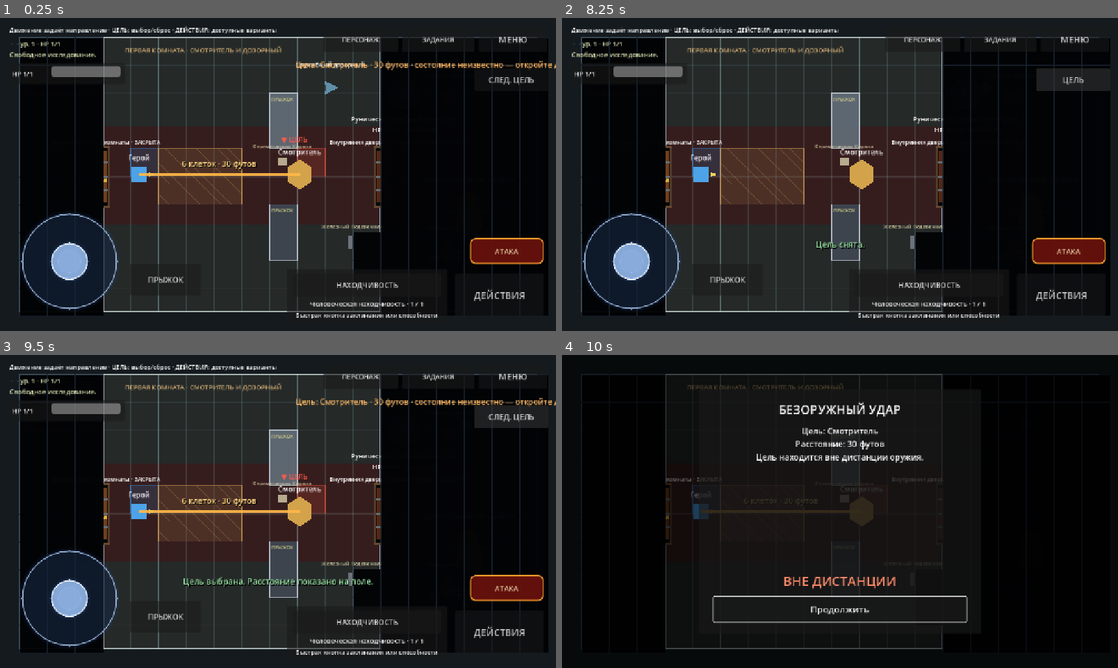
Above: before the commit, frames 1-4 (two rows, left to right).
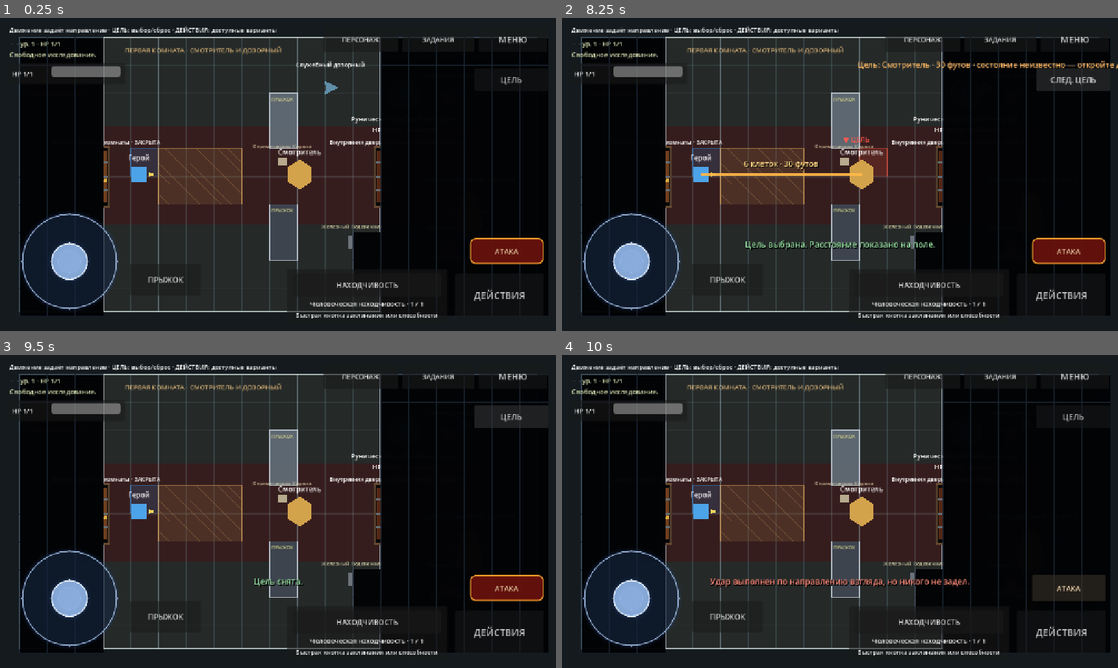
Above: after the commit, the same moments.

Repository: eretenkodaniil16-rgb/rpg-project
Game: Godot game, scene res://scenes/game/game.tscn
The game is run twice, just before and just after one commit, with the same random seed, the same clock (stepped at 60 frames per second) and the same inputs. This scene is started directly instead of the project's main scene.
Inputs:
- Up to frame 1 (0.25 s): no input
- Up to frame 2 (8.25 s): click "ДЕЙСТВИЯ" at 0.5 s; click "МЕНЮ" at 1.25 s; click "ПРОДОЛЖИТЬ" at 2 s; click "ПРЫЖОК" at 2.75 s; click "ПЕРСОНАЖ" at 3.5 s; click "ЗАКРЫТЬ" at 4.25 s; click "ЗАДАНИЯ" at 5 s; click "Завершённые" at 5.75 s; click "Активные" at 6.5 s; click "Закрыть" at 7.25 s; click "СЛЕД. ЦЕЛЬ" (after the commit: "ЦЕЛЬ") at 8 s
- Up to frame 3 (9.5 s): click "ЦЕЛЬ" (after the commit: "СЛЕД. ЦЕЛЬ") at 8.75 s
- Up to frame 4 (10 s): click "АТАКА" at 9.5 s

The runs differ from the first frame. In frame 1, 1.5% of the frame differs, in the area x 25-100%, y 13-51%; in frame 2, 1.9%; in frame 3, 1.9%; in frame 4, 34%, in the area x 1-99%, y 2-96%.

Commit message:
fix: preserve free-aim target selection with visibility

Diff:
--- a/scripts/game/game_guard_post_polish_runtime.gd
+++ b/scripts/game/game_guard_post_polish_runtime.gd
@@ -28,6 +28,7 @@
 	# and clean the peaceful route before exploration detection receives a frame.
 	_settle_pending_peaceful_outcome()
 	super._process(delta)
+	_clear_concealed_manual_target()
 	_maintain_inner_watch_ai(delta)
 
 
@@ -53,21 +54,6 @@
 
 func _target_is_valid(target: Node) -> bool:
 	return super._target_is_valid(target) and _target_is_visible_to_player(target)
-
-
-func _select_nearest_target() -> void:
-	var targets: Array[Node] = _visible_active_targets()
-	if targets.is_empty():
-		_set_selected_target(null)
-		return
-	var nearest: Node = targets[0]
-	var nearest_distance: float = player.global_position.distance_squared_to((nearest as Node2D).global_position)
-	for target: Node in targets:
-		var candidate_distance: float = player.global_position.distance_squared_to((target as Node2D).global_position)
-		if candidate_distance < nearest_distance:
-			nearest = target
-			nearest_distance = candidate_distance
-	_set_selected_target(nearest)
 
 
 func _cycle_target() -> void:
@@ -356,3 +342,8 @@
 	if visibility == null or not visibility.has_method("is_world_position_visible"):
 		return true
 	return bool(visibility.call("is_world_position_visible", (target as Node2D).global_position))
+
+
+func _clear_concealed_manual_target() -> void:
+	if is_instance_valid(_selected_target) and not _target_is_visible_to_player(_selected_target):
+		_set_selected_target(null)
